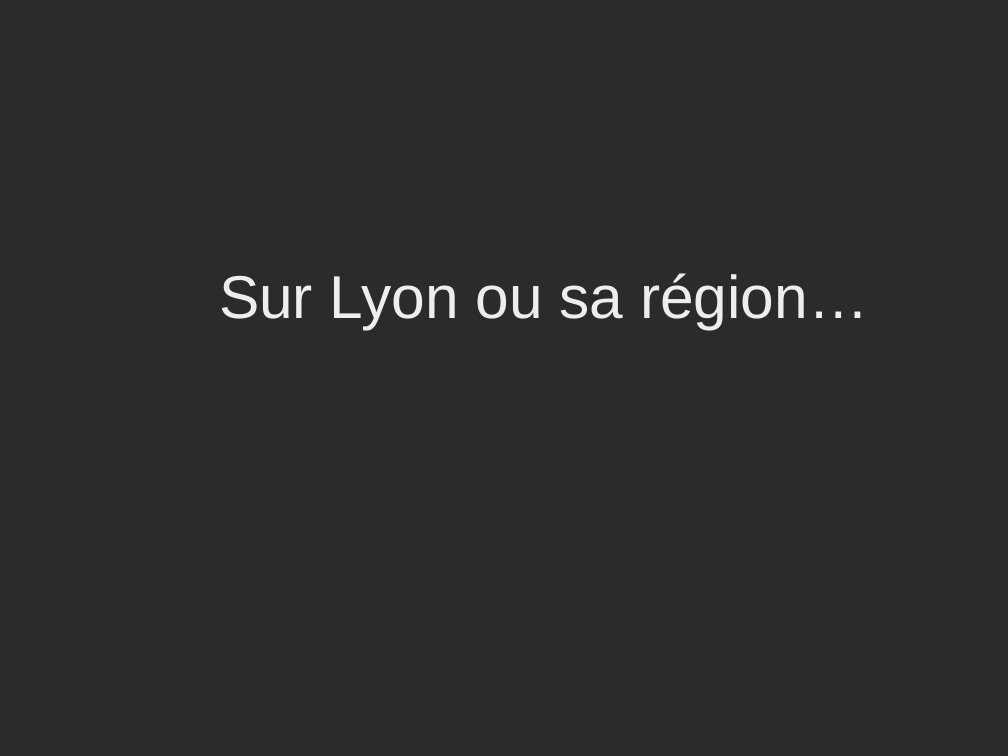
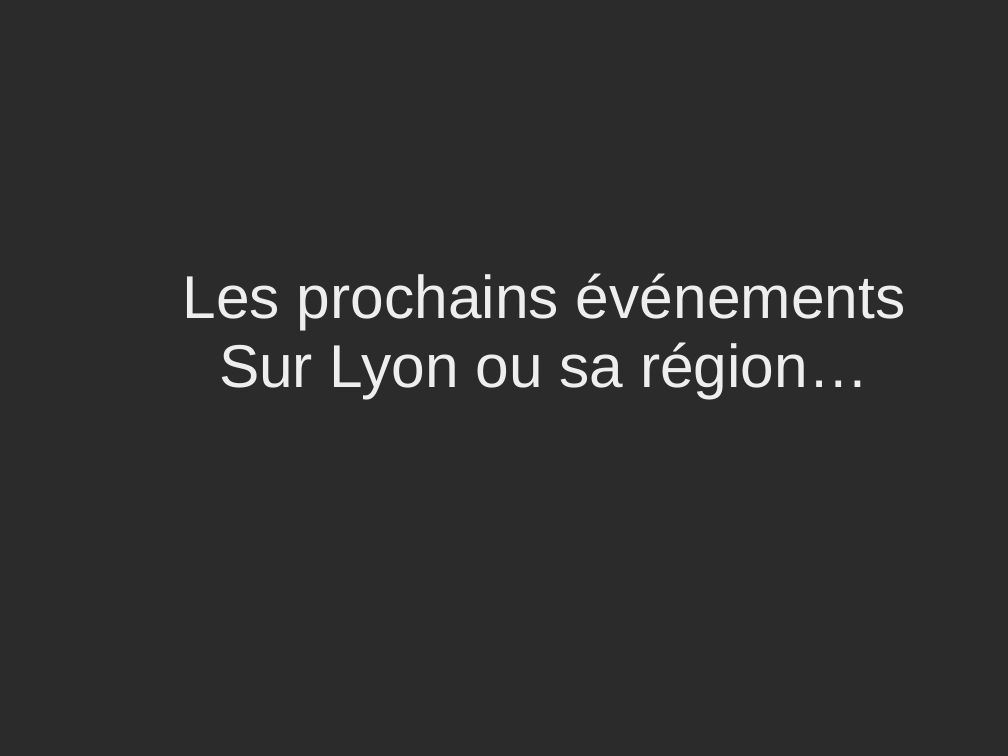
Before and after one commit to DuchessFrance/duchessfr, a slide deck: slide 5 of session/2011/11/DuchessAdvice_events_22november2011.ppt (slide 3 before the commit). Drawn at 1008x756 pixels with LibreOffice and Linux fonts; fonts in the diff are those of the drawing; background and template pictures are left out; a plain dark background stands for a picture behind light text. Boxes give left, top, right and bottom in pixels: in the first picture for what was removed or moved away, otherwise in the second. Text is boxed around its words. In the diff, an @@ line names an element or a change of style, - is before the commit and + after.

```diff
--- a/session/2011/11/DuchessAdvice_events_22november2011.ppt
+++ b/session/2011/11/DuchessAdvice_events_22november2011.ppt
@@ title at [183,273,906,398]: text changed @@
-Sur Lyon ou sa région…
+Les prochains événements
+Sur Lyon ou sa région…
```
Also in this commit, not shown: 3 slides added, 1 other file.
